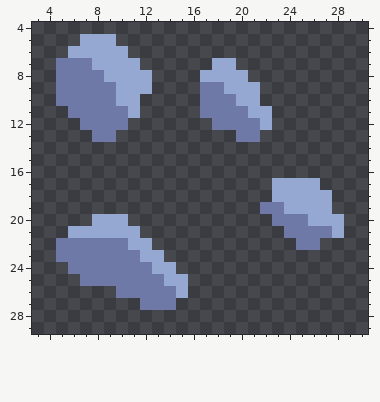
Pixel-art sprite -- sprites/blocks/environment/graphite-ore2.png. The picture above was drawn from the file before the commit.
The file is 32x32 pixels. Shown: x 3..30, y 4..29.
After the commit:
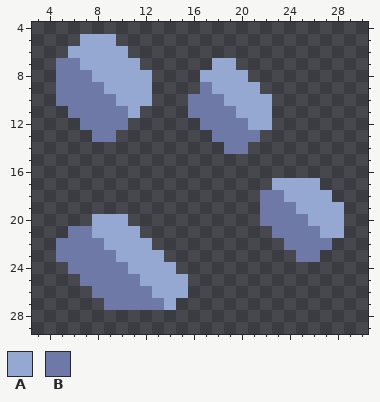
Palette (. is transparent): A #94a8d1  B #6f79a7
What changed:
@@ x 3..30 @@
  6 ...AAAAA....................
- 7 ..BBBAAAA......AA...........
- 8 ..BBBBAAAA....AAAA..........
- 9 ..BBBBBAAA....BBAAA.........
-10 ..BBBBBAA.....BBBAA.........
-11 ...BBBBBA.....BBBBAA........
-12 ....BBBB.......BBBBA........
-13 .....BB..........BB.........
-14 ............................
+ 7 ..BBAAAAA......AA...........
+ 8 ..BBBAAAAA....AAAA..........
+ 9 ..BBBBAAAA....BAAAA.........
+10 ..BBBBBAAA...BBBAAAA........
+11 ...BBBBBA....BBBBAAA........
+12 ....BBBB......BBBBAA........
+13 .....BB........BBBB.........
+14 ................BB..........
 15 ............................
@@ x 3..30 @@
 17 ....................AAAA....
-18 ....................AAAAA...
-19 ...................BBAAAA...
-20 .....AAA............BBBAAA..
-21 ...AAAAAA............BBBBA..
-22 ..BBBBBBAA............BB....
-23 ..BBBBBBBAA.................
-24 ...BBBBBBBAA................
-25 ....BBBBBBBAA...............
-26 .......BBBBBA...............
-27 .........BBB................
+18 ...................BBAAAA...
+19 ...................BBBAAAA..
+20 .....AAA...........BBBBAAA..
+21 ...BBAAAA...........BBBBAA..
+22 ..BBBBAAAA...........BBBB...
+23 ..BBBBBAAAA...........BB....
+24 ...BBBBBAAAA................
+25 ....BBBBBAAAA...............
+26 .....BBBBBAAA...............
+27 ......BBBBBA................
 28 ............................
